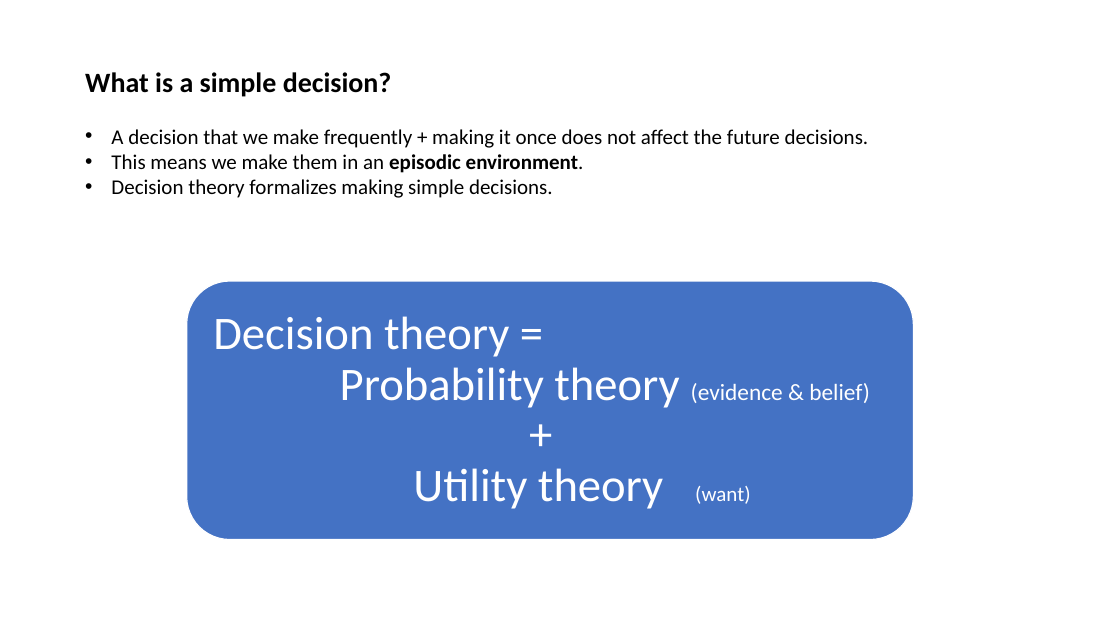
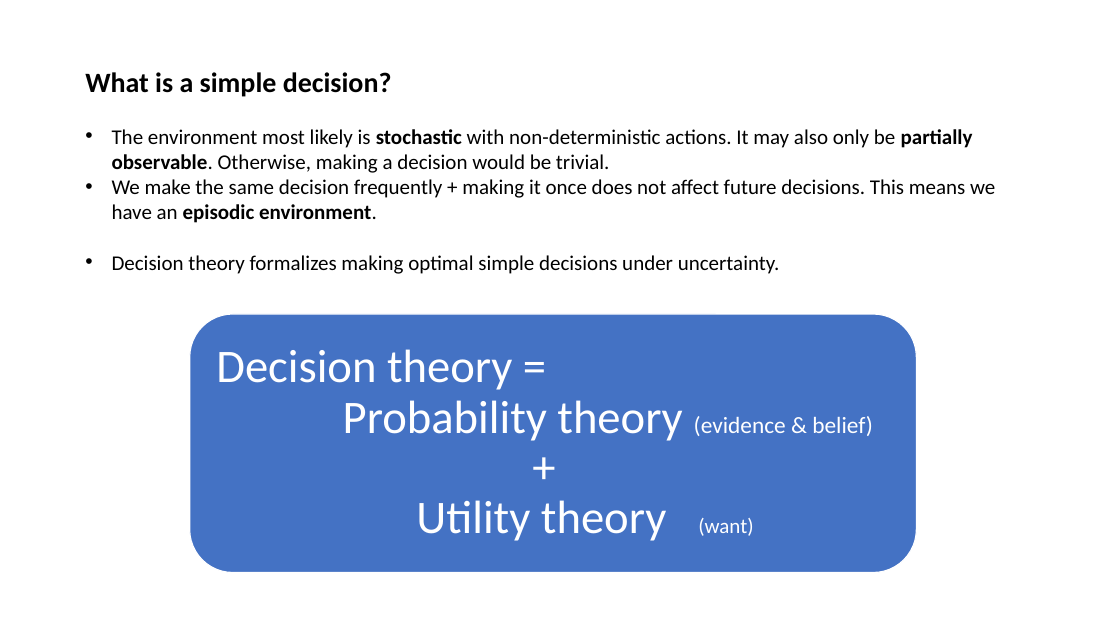
Before and after one commit to mhahsler/CS7320-AI, a slide deck: slide 2 of slides/16_decision_making.pptx. Drawn at 1120x630 pixels with LibreOffice and Linux fonts; fonts in the diff are those of the drawing. Boxes give left, top, right and bottom in pixels: in the first picture for what was removed or moved away, otherwise in the second. Text is boxed around its words. In the diff, an @@ line names an element or a change of style, - is before the commit and + after.

```diff
--- a/slides/16_decision_making.pptx
+++ b/slides/16_decision_making.pptx
@@ text at bbox=[112, 129, 995, 274]: text changed @@
-• A decision that we make frequently + making it once does not affect the future decisions.
-• This means we make them in an episodic environment.
-• Decision theory formalizes making simple decisions.
+• The environment most likely is stochastic with non-deterministic actions. It may also only be partially observable. Otherwise, making a decision would be trivial.
+• We make the same decision frequently + making it once does not affect future decisions. This means we have an episodic environment.
+• Decision theory formalizes making optimal simple decisions under uncertainty.
@@ rounded rectangle: place and size @@
-rounded rectangle at bbox=[187, 281, 913, 540]
+rounded rectangle at bbox=[190, 314, 917, 573]
@@ text "Decision theory = Probability theory ...": place and size @@
-text "Decision theory = Probability theory ..." at bbox=[213, 316, 870, 509]
+text "Decision theory = Probability theory ..." at bbox=[216, 349, 873, 541]
```
Also in this commit, not shown: 9 other slides changed, 1 other file.
